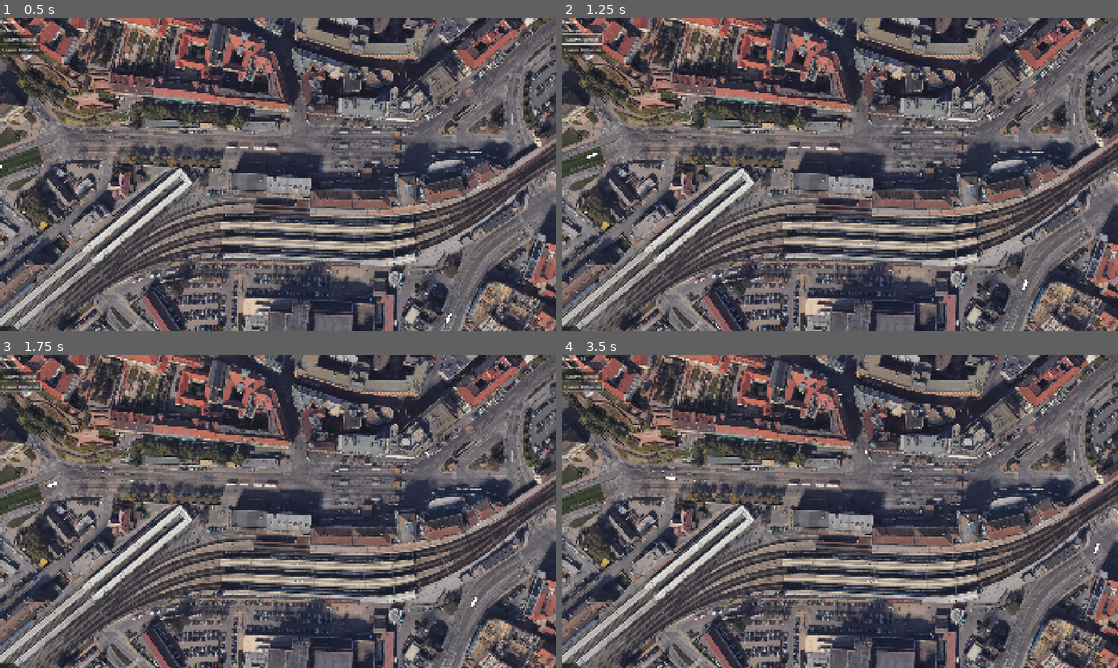
Above: before the commit, frames 1-4 (two rows, left to right).
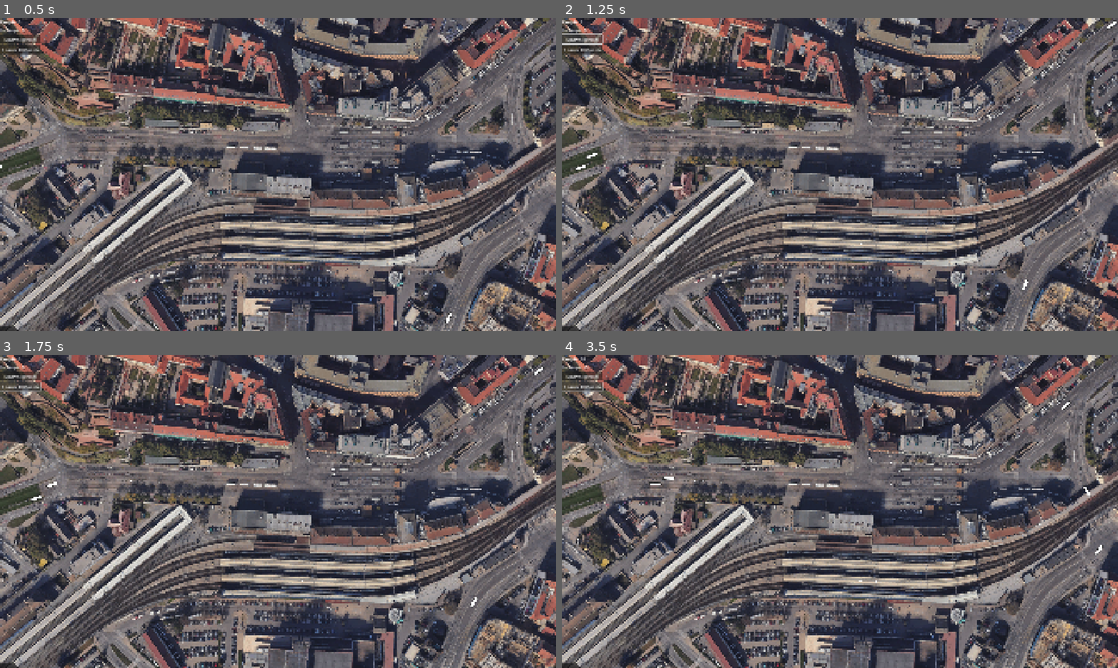
Above: after the commit, the same moments.

Repository: VojtaStruhar/hlavas
Game: Godot game, scene res://Scenes/main.tscn
The game is run twice, just before and just after one commit, with the same random seed, the same clock (stepped at 60 frames per second) and the same inputs.
Inputs:
- Up to frame 1 (0.5 s): no input
- Up to frame 2 (1.25 s): click "Spawn person" at 0.5 s
- Up to frame 3 (1.75 s): click "Spawn 10 People" at 1.25 s
- Up to frame 4 (3.5 s): click "Spawn person" at 2 s; click "Spawn 10 People" at 2.75 s

Frame 1 is identical in both runs. In frame 2, less than 0.1% of the frame differs, in the area x 2-100%, y 0-49%; in frame 3, less than 0.1%; in frame 4, 0.2%, in the area x 2-98%, y 3-73%.

Commit message:
Add one more tram

Diff:
--- a/Scenes/main.tscn
+++ b/Scenes/main.tscn
@@ -214,6 +214,9 @@
 [sub_resource type="RectangleShape2D" id="RectangleShape2D_344ge"]
 size = Vector2(210, 24)
 
+[sub_resource type="RectangleShape2D" id="RectangleShape2D_jkdf5"]
+size = Vector2(12, 94)
+
 [sub_resource type="RectangleShape2D" id="RectangleShape2D_kry3j"]
 size = Vector2(56, 92)
 
@@ -229,24 +232,41 @@
 [sub_resource type="RectangleShape2D" id="RectangleShape2D_d1ilt"]
 size = Vector2(462, 116)
 
+[sub_resource type="RectangleShape2D" id="RectangleShape2D_wsu2k"]
+size = Vector2(48, 229)
+
 [sub_resource type="RectangleShape2D" id="RectangleShape2D_6iyac"]
 size = Vector2(318, 116)
 
 [sub_resource type="Curve2D" id="Curve2D_d1ilt"]
 _data = {
-"points": PackedVector2Array(0, 0, 0, 0, 368, 709, -54.0074, …(83 unchanged characters)… 36, -7.2393, 58.4669, 7.2393, -58.4669, 698, 243, 0, 0, 0, 0, 628, 113, 28.3083, 12.7853, -28.3083, -12.7853, 547, 44, 0, 0, 0, 0, 385, 30, 35.8271, -13.8776, -35.8271,  …(363 unchanged characters)…
+"points": PackedVector2Array(0, 0, 0, 0, 368, 709, -54.0074, …(83 unchanged characters)… 36, -7.2393, 58.4669, 7.2393, -58.4669, 718, 229, 30.4282, 27.0473, -30.4282, -27.0473, 636, 74, 37.3241, 8.27744, -37.3241, -8.27744, 536, 29, 26.296, -3.00526, -26.296, 3.00526, 385, 30, 35.8271, -13.8776, -35.8271,  …(363 unchanged characters)…
 }
 point_count = 17
 
 [sub_resource type="Curve2D" id="Curve2D_6bp64"]
 _data = {
-"points": PackedVector2Array(0, 0, 0, 0, -89, 543, 0, 0, 0,  …(484 unchanged characters)… 78, -28.1743, 1826, 101, 0, 0, 0, 0, 2012, -44)
+"points": PackedVector2Array(0, 0, 0, 0, -89, 543, 0, 0, 0,  …(484 unchanged characters)… 78, -28.1743, 1826, 101, 0, 0, 0, 0, 2010, -51)
 }
 point_count = 15
 
 [sub_resource type="Curve2D" id="Curve2D_344ge"]
+_data = {
+"points": PackedVector2Array(0, 0, 0, 0, -89, 570, -26.6717, 11.2697, 26.6717, -11.2697, 194, 467, -15.0263, 5.2592, 15.0263, -5.2592, 237, 450, -27.7986, -0.751315, 27.7986, 0.751315, 296, 444, 0, 0, 0, 0, 514, 448, -21.0368, -0.751315, 21.0368, 0.751315, 1029, 462, -25.9204, -2.25394, 25.9204, 2.25394, 1082, 478, -17.6559, 0.375657, 17.6559, -0.375657, 1114, 480, 0, 0, 0, 0, 1354, 478, -23.6664, 1.12697, 23.6664, -1.12697, 1399, 477, -19.5342, 7.8888, 19.5342, -7.8888, 1460, 463, -30.8039, 6.01052, 30.8039, -6.01052, 1513, 445, -37.1901, -1.50263, 37.1901, 1.50263, 1629, 444, -25.5447, -9.01578, 25.5447, 9.01578, 1696, 454, -26.296, -28.1743, 26.296, 28.1743, 1767, 501, -18.4072, -23.6664, 18.4072, 23.6664, 1881, 647, -49.2111, -23.2908, 49.2111, 23.2908, 1991, 729, 0, 0, 0, 0, 2253, 794)
+}
+point_count = 18
 
 [sub_resource type="Curve2D" id="Curve2D_ynf5e"]
+_data = {
+"points": PackedVector2Array(0, 0, 0, 0, 1990, -54, 16.1949, -15.6682, -16.1949, 15.6682, 1803, 102, 18.5648, -15.5365, -18.5648, 15.5365, 1732, 180, 5.54954, -4.24377, -5.54954, 4.24377, 1453, 399, 11.0991, -2.17629, -11.0991, 2.17629, 1428, 411, 0, 0, 0, 0, 1382, 414, 0, 0, 0, 0, 1149, 413, 16.0875, 0.846711, -16.0875, -0.846711, 1125, 413, 12.4184, 15.2408, -12.4184, -15.2408, 1069, 391, 4.79803, 16.3697, -4.79803, -16.3697, 1041, 330, 2.54013, 12.9829, -2.54013, -12.9829, 987, 115, -8.18487, 19.7566, 8.18487, -19.7566, 996, 62, 0, 0, 0, 0, 1037, -49)
+}
+point_count = 13
+
+[sub_resource type="Curve2D" id="Curve2D_hptm8"]
+_data = {
+"points": PackedVector2Array(0, 0, 0, 0, 2253, 776, 67.65, 30.25, -67.65, -30.25, 2034, 721, 26.95, 31.9, -26.95, -31.9, 1920, 625, 22.55, 38.5, -22.55, -38.5, 1809, 464, -0.282237, 34.4329, 0.282237, -34.4329, 1776, 295, -5.01112, 31.1776, 5.01112, -31.1776, 1781, 203, -33.0578, 28.1743, 33.0578, -28.1743, 1826, 101, 0, 0, 0, 0, 2010, -51)
+}
+point_count = 8
 
 [node name="Main" type="Node2D"]
 
@@ -936,6 +956,36 @@
 
 [node name="ExitDoor5" parent="Station_Bottom_East" instance=ExtResource("5_kry3j")]
 position = Vector2(2, 8)
+
+[node name="Hlavas_Bokem" parent="." instance=ExtResource("6_6bp64")]
+position = Vector2(1779, 312)
+
+[node name="CollisionShape2D" type="CollisionShape2D" parent="Hlavas_Bokem"]
+position = Vector2(19, 7)
+rotation = -0.0817276
+shape = SubResource("RectangleShape2D_jkdf5")
+
+[node name="Station_Bokem" type="Node2D" parent="." node_paths=PackedStringArray("waiting_area")]
+position = Vector2(1779, 312)
+script = ExtResource("8_344ge")
+waiting_area = NodePath("../Hlavas_Bokem")
+get_in_ratio = 0.9
+
+[node name="TrainChecker" type="Area2D" parent="Station_Bokem"]
+collision_layer = 0
+collision_mask = 4
+
+[node name="CollisionShape2D" type="CollisionShape2D" parent="Station_Bokem/TrainChecker"]
+shape = SubResource("RectangleShape2D_hptm8")
+
+[node name="ExitDoor" parent="Station_Bokem" instance=ExtResource("5_kry3j")]
+position = Vector2(17, 1)
+
+[node name="ExitDoor2" parent="Station_Bokem" instance=ExtResource("5_kry3j")]
+position = Vector2(18, 9)
+
+[node name="ExitDoor3" parent="Station_Bokem" instance=ExtResource("5_kry3j")]
+position = Vector2(18, 17)
 
 [node name="Hlavas_Lobby" parent="." instance=ExtResource("6_6bp64")]
 position = Vector2(1406, 594)
@@ -1068,13 +1118,46 @@
 [node name="ExitDoor5" parent="Station_NoveSady_East" instance=ExtResource("5_kry3j")]
 position = Vector2(-21, 7)
 
+[node name="Station_NoveSady_East2" type="Node2D" parent="." node_paths=PackedStringArray("waiting_area")]
+position = Vector2(497, 443)
+script = ExtResource("8_344ge")
+waiting_area = NodePath("../NoveSady_East")
+get_in_ratio = 0.3
+get_out_ratio = 0.3
+
+[node name="TrainChecker" type="Area2D" parent="Station_NoveSady_East2"]
+collision_layer = 0
+collision_mask = 4
+
+[node name="CollisionShape2D" type="CollisionShape2D" parent="Station_NoveSady_East2/TrainChecker"]
+shape = SubResource("RectangleShape2D_hptm8")
+
+[node name="ExitDoor" parent="Station_NoveSady_East2" instance=ExtResource("5_kry3j")]
+position = Vector2(13, -5)
+
+[node name="ExitDoor2" parent="Station_NoveSady_East2" instance=ExtResource("5_kry3j")]
+position = Vector2(-81, -9)
+
+[node name="ExitDoor3" parent="Station_NoveSady_East2" instance=ExtResource("5_kry3j")]
+position = Vector2(-61, -8)
+
+[node name="ExitDoor4" parent="Station_NoveSady_East2" instance=ExtResource("5_kry3j")]
+position = Vector2(-40, -9)
+
+[node name="ExitDoor5" parent="Station_NoveSady_East2" instance=ExtResource("5_kry3j")]
+position = Vector2(-5, -6)
+
 [node name="SlowDown" parent="." instance=ExtResource("7_6bp64")]
-visible = false
 position = Vector2(1267, 445)
+slow_speed = 4.0
 
 [node name="Hlavas" type="CollisionShape2D" parent="SlowDown"]
 position = Vector2(-29, 0)
 shape = SubResource("RectangleShape2D_d1ilt")
+
+[node name="HlavasBokem" type="CollisionShape2D" parent="SlowDown"]
+position = Vector2(519, -128.5)
+shape = SubResource("RectangleShape2D_wsu2k")
 
 [node name="NoveSady" type="CollisionShape2D" parent="SlowDown"]
 position = Vector2(-856, -19)
@@ -1100,8 +1183,31 @@
 [node name="T7_Soukenicka-Vlhka" type="Path2D" parent="."]
 curve = SubResource("Curve2D_344ge")
 
+[node name="T7" parent="T7_Soukenicka-Vlhka" instance=ExtResource("7_344ge")]
+position = Vector2(-89, 570)
+rotation = -0.349055
+wait_seconds = 8
+initial_people = 10
+MAX_SPEED = 12
+
 [node name="T9_Malinak-Zelnak" type="Path2D" parent="."]
 curve = SubResource("Curve2D_ynf5e")
 
+[node name="T9" parent="T9_Malinak-Zelnak" instance=ExtResource("7_344ge")]
+position = Vector2(1990, -54)
+rotation = 2.44633
+wait_seconds = 4
+initial_people = 10
+MAX_SPEED = 9
+
+[node name="T10_Vlhka-Malinak" type="Path2D" parent="."]
+curve = SubResource("Curve2D_hptm8")
+
+[node name="T10" parent="T10_Vlhka-Malinak" instance=ExtResource("7_344ge")]
+position = Vector2(2253, 776)
+rotation = -2.89554
+wait_seconds = 15
+initial_people = 10
+
 [connection signal="pressed" from="CanvasLayer/VBoxContainer/SpawnPerson" to="CanvasLayer" method="_on_spawn_person_pressed"]
 [connection signal="pressed" from="CanvasLayer/VBoxContainer/Spawn10People" to="CanvasLayer" method="_on_spawn_10_people_pressed"]
--- a/Scripts/train.gd
+++ b/Scripts/train.gd
@@ -39,4 +39,4 @@
 func _on_area_2d_area_exited(area: Area2D) -> void:
 	if area is SlowDownArea:
 		var t = create_tween()
-		t.tween_property(self, "current_speed", MAX_SPEED, 1.0)
+		t.tween_property(self, "current_speed", MAX_SPEED, 2.0)
--- a/Scripts/waiting_area.gd
+++ b/Scripts/waiting_area.gd
@@ -66,11 +66,11 @@
 	person.modulate = Color.WHITE
 
 func on_release_timeouot() -> void:
-	if waiting_people.size() > 0:
-		release_person()
-
 	var ppl_before = waiting_people.size()
-	waiting_people.filter(is_instance_valid)
+	waiting_people = waiting_people.filter(is_instance_valid)
 	var ppl_after = waiting_people.size()
 	if ppl_after < ppl_before:
 		print("[Cleanup] ", name, " ", ppl_before - ppl_after, " invalid instances")
+
+	if waiting_people.size() > 0:
+		release_person()
Not shown: 1 places in Scenes/main.tscn that only renumber resources
